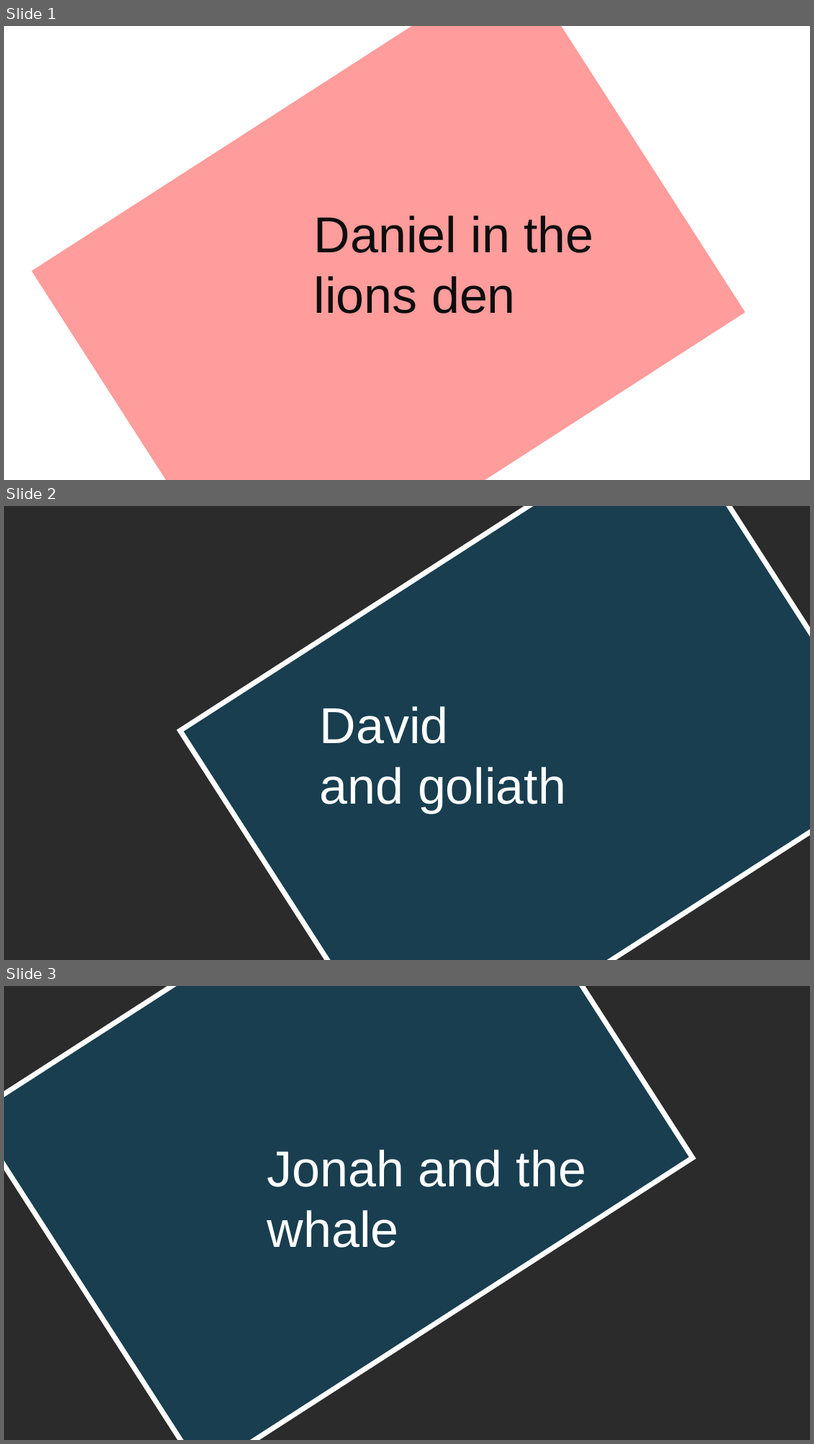
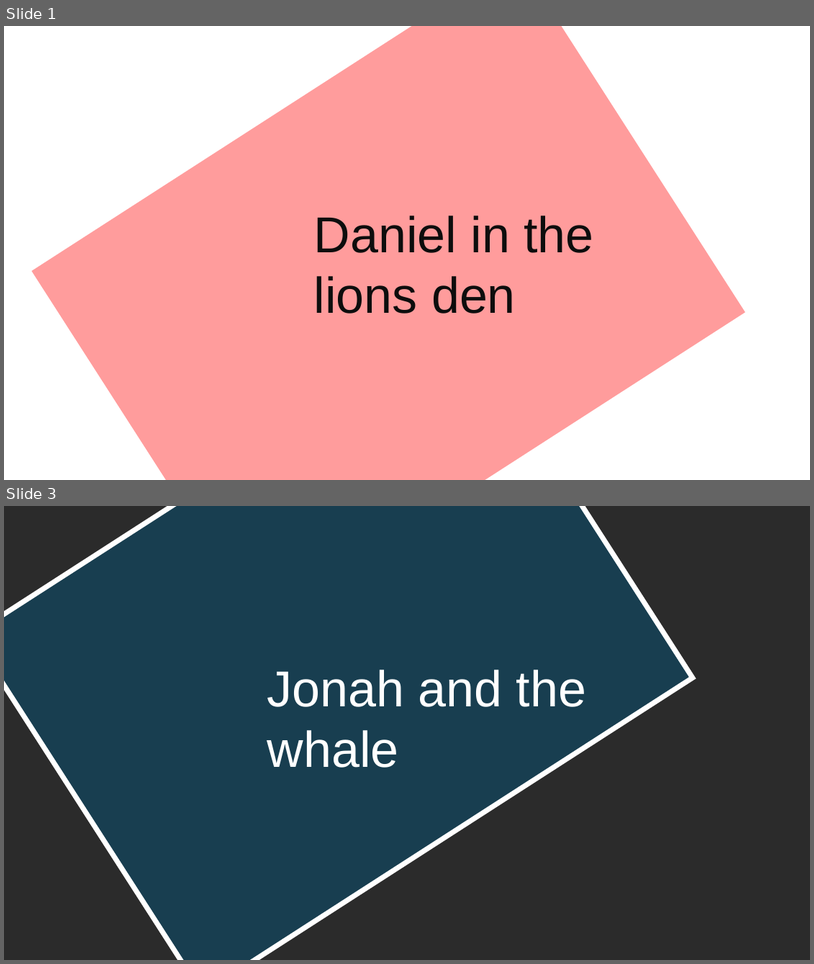
Before and after one commit to enoch2-hub/Bible_Stories-expo, a slide deck: Assets/Stories/Story_Banners.pptx. Shown one above the other, each under a label of ours: slides 1, 2 and 3 before the commit, slides 1 and 3 after it; the slides between them are not shown. The pictures are 814x1444 and 814x964 pixels, drawn with LibreOffice and Linux fonts; fonts in the diff are those of the drawing; background and template pictures are left out; a plain dark background stands for a picture behind light text. Boxes give left, top, right and bottom in pixels: in the first picture for what was removed or moved away, otherwise in the second. Text is boxed around its words. In the diff, an @@ line names an element or a change of style, - is before the commit and + after.

```diff
--- a/Assets/Stories/Story_Banners.pptx
+++ b/Assets/Stories/Story_Banners.pptx
@@ slide 2 removed at [4, 506, 810, 960], background picture (left out) @@
@@ rectangle removed at [180, 506, 810, 960] @@
@@ text removed at [320, 706, 566, 813] @@
-David
-and goliath
```
Also in this commit, not shown: 4 slides added, 32 other files.
